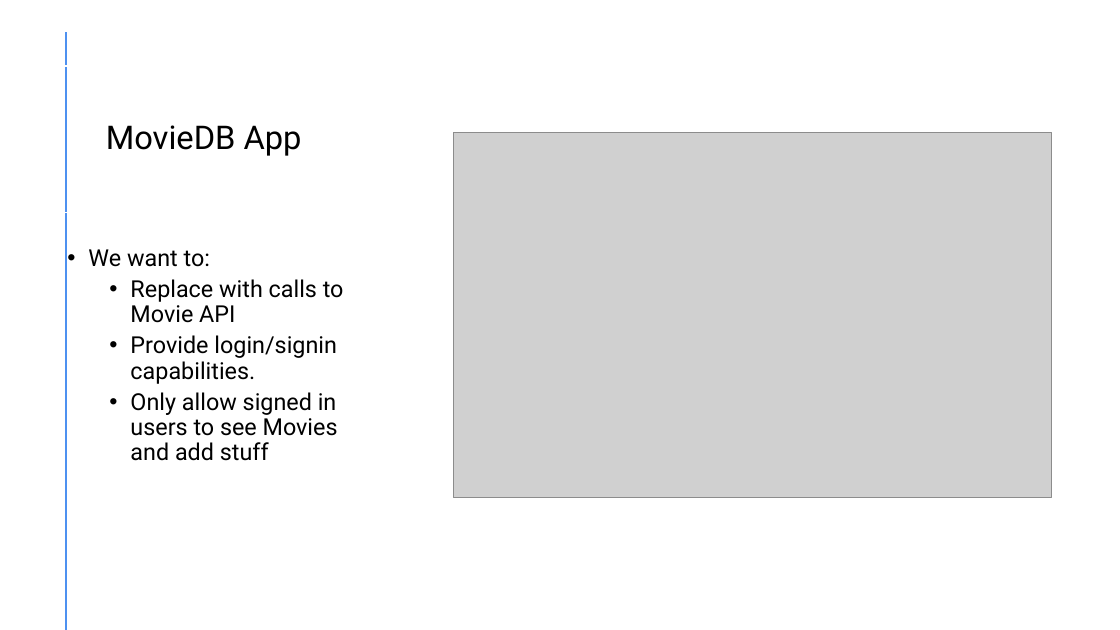
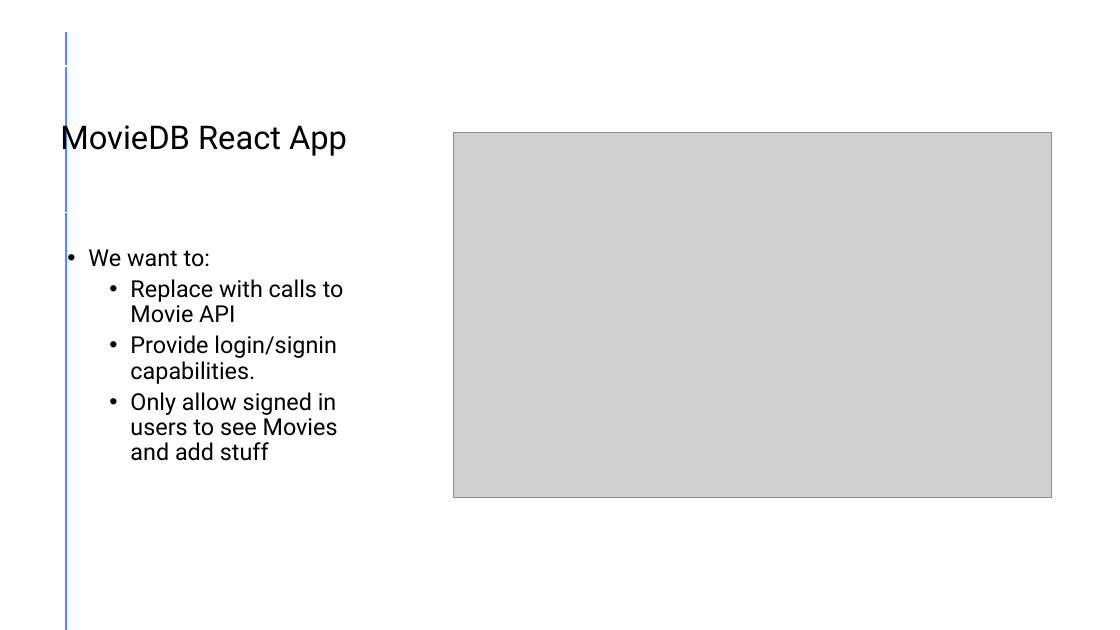
Before and after one commit to diarmuidoconnor/wad2, a slide deck: slide 4 of topic11/talk-01/react integration.pptx (slide 2 before the commit). Drawn at 1120x630 pixels with LibreOffice and Linux fonts; fonts in the diff are those of the drawing; grey boxes stand for pictures. Boxes give left, top, right and bottom in pixels: in the first picture for what was removed or moved away, otherwise in the second. Text is boxed around its words. In the diff, an @@ line names an element or a change of style, - is before the commit and + after.

```diff
--- a/topic11/talk-01/react integration.pptx
+++ b/topic11/talk-01/react integration.pptx
@@ title at (x1=60, y1=120, x2=347, y2=158): text changed @@
-MovieDB App
+MovieDB React App
```
Also in this commit, not shown: 1 other slide changed, 2 slides added, 3 other files.
